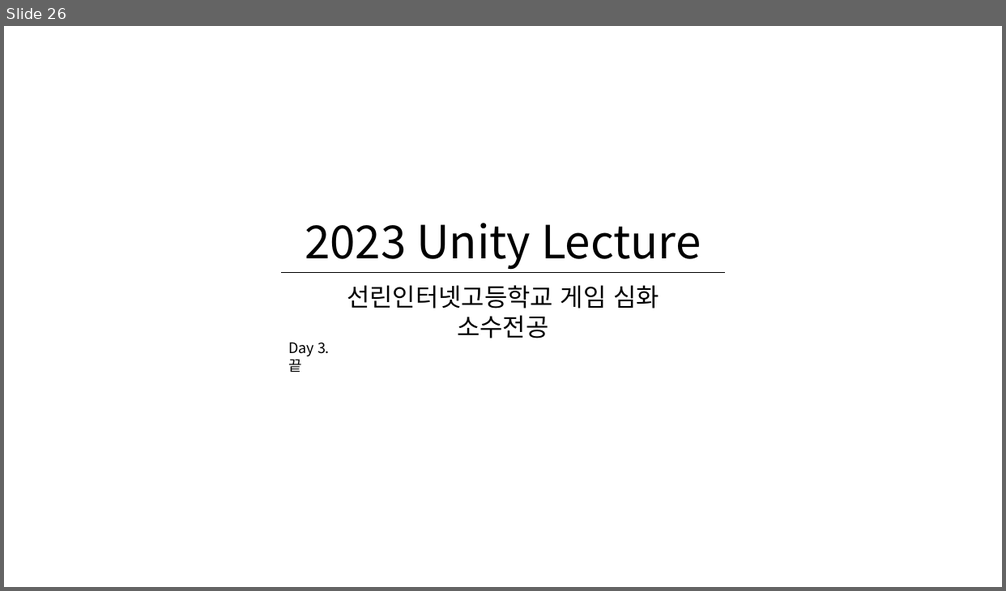
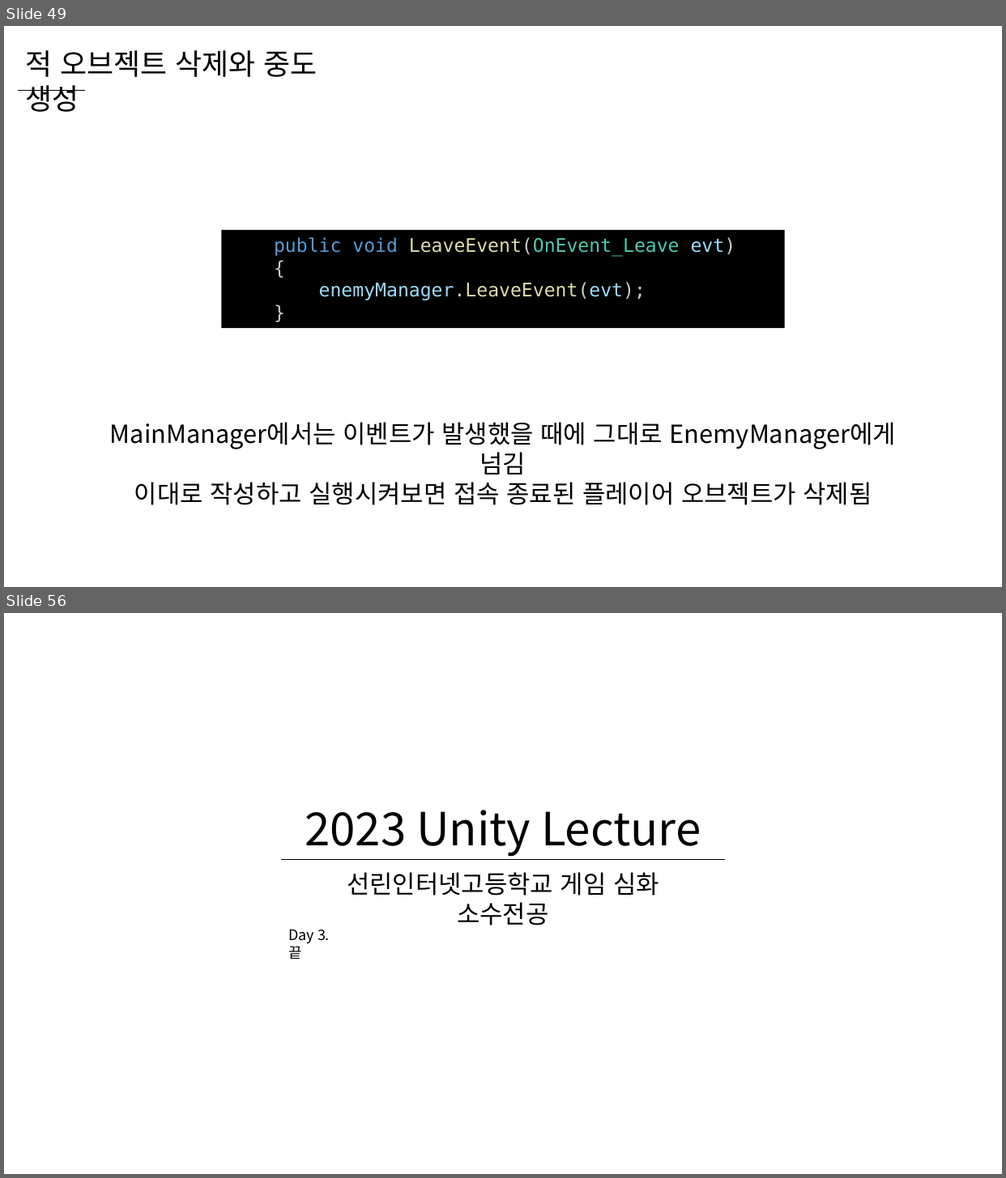
Before and after one commit to WooLyung/2023-Unity-Lecture, a slide deck: Day 3.pptx. Shown one above the other, each under a label of ours: slide 26 before the commit, slides 49 and 56 after it; the slides between them are not shown. The pictures are 1006x591 and 1006x1178 pixels, drawn with LibreOffice and Linux fonts; fonts in the diff are those of the drawing. Boxes give left, top, right and bottom in pixels: in the first picture for what was removed or moved away, otherwise in the second. Text is boxed around its words. In the diff, an @@ line names an element or a change of style, - is before the commit and + after.

Commit message:
3주차 프로젝트 및 ppt 완성

```diff
--- a/Day 3.pptx
+++ b/Day 3.pptx
@@ slide 49 added at (x1=4, y1=26, x2=1002, y2=587), background #FFFFFF @@
@@ text added at (x1=25, y1=50, x2=317, y2=112), 28 pt, text #000000 @@
+적 오브젝트 삭제와 중도 생성
@@ line added from (19, 90) to (85, 90), #000000 0.5 pt @@
@@ rectangle added at (x1=221, y1=230, x2=784, y2=328), fill #000000, 18 pt, text #DCDCAA @@
+public void LeaveEvent(OnEvent_Leave evt)
+{
+enemyManager.LeaveEvent(evt);
+}
@@ text added at (x1=110, y1=422, x2=896, y2=506), 24 pt, text #000000 @@
+MainManager에서는 이벤트가 발생했을 때에 그대로 EnemyManager에게 넘김
+이대로 작성하고 실행시켜보면 접속 종료된 플레이어 오브젝트가 삭제됨
@@ what was slide 26 is now slide 56 @@
```
Also in this commit, not shown: 3 slides changed, 29 other slides added, 10 other files.
